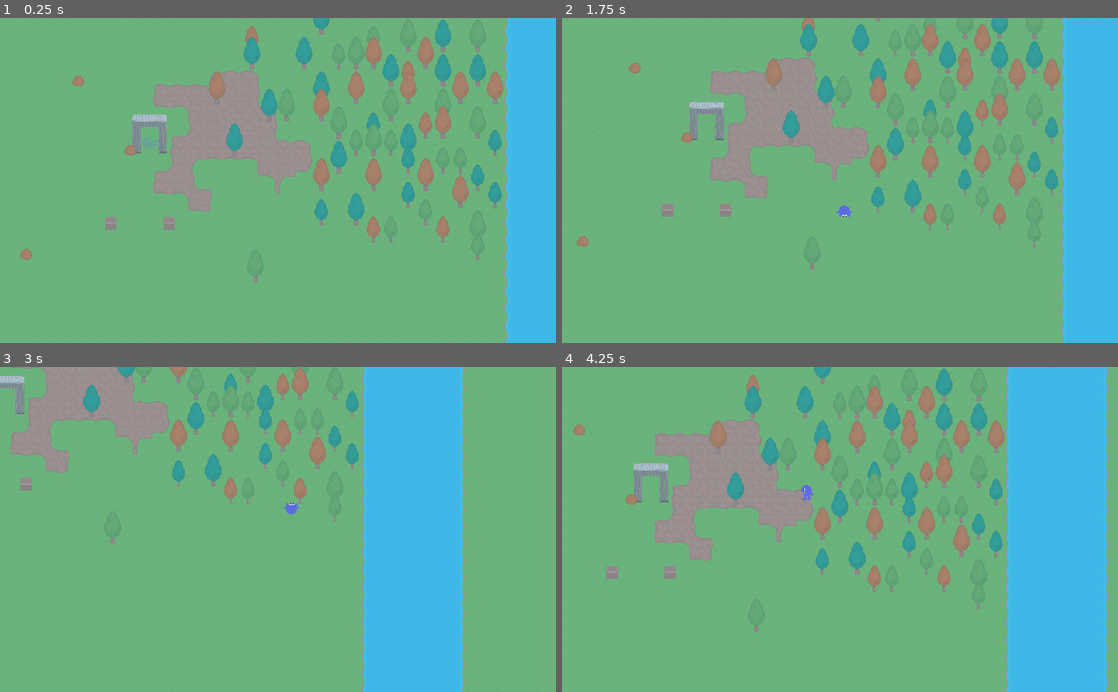
Above: before the commit, frames 1-4 (two rows, left to right).
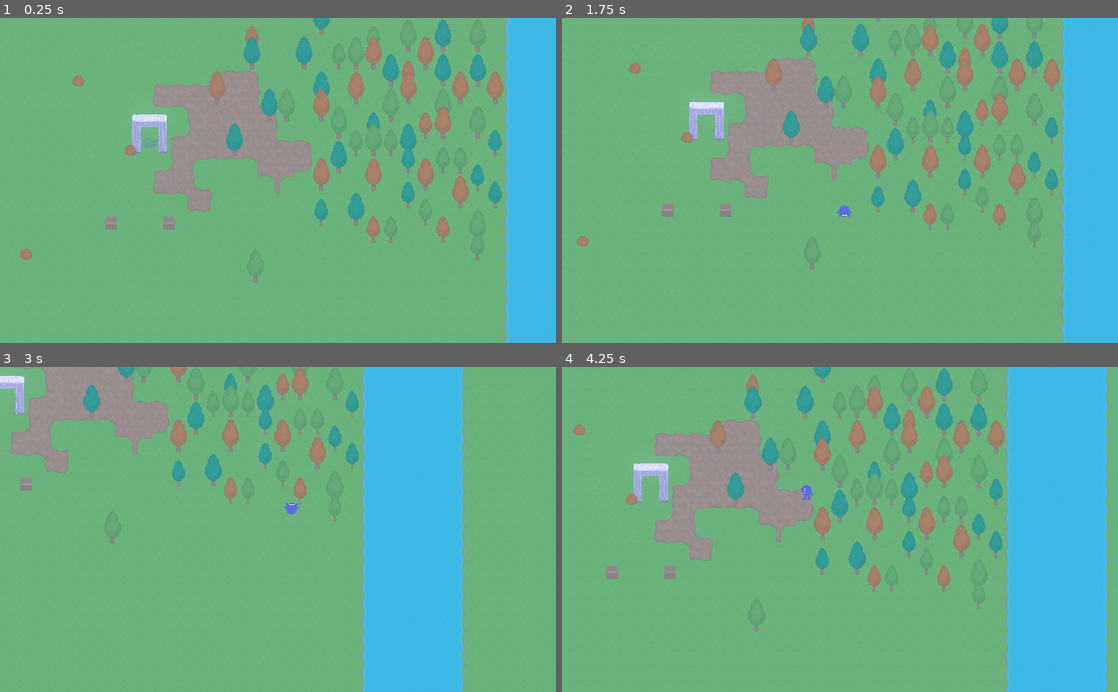
Above: after the commit, the same moments.

Repository: bagedevimo/pxljam19
Game: Godot game, scene res://Game.tscn
The game is run twice, just before and just after one commit, with the same random seed, the same clock (stepped at 60 frames per second) and the same inputs.
Inputs:
- Up to frame 1 (0.25 s): no input
- Up to frame 2 (1.75 s): hold Right (ui_right) 0.53-1.28 s; tap Space (ui_select) at 0.77, 1.52 s; hold Down (ui_down) from 1.28 s (still down)
- Up to frame 3 (3 s): release Down (ui_down) at 2.03 s; hold Right (ui_right) 2.03-2.78 s; hold Up (ui_up) from 2.78 s (still down)
- Up to frame 4 (4.25 s): tap Space (ui_select) at 3.02, 3.77 s; release Up (ui_up) at 3.53 s; hold Left (ui_left) from 3.53 s (still down)

The runs differ from the first frame. In frame 1, 0.5% of the frame differs, in the area x 23-30%, y 29-42%; in frame 2, 0.5%; in frame 3, 0.3%; in frame 4, 0.5%, in the area x 12-20%, y 29-42%.

Commit message:
Make the archway glow

Diff:
--- a/Game.tscn
+++ b/Game.tscn
@@ -1,10 +1,14 @@
-[gd_scene load_steps=6 format=2]
+[gd_scene load_steps=7 format=2]
 
 [ext_resource path="res://tileset.tres" type="TileSet" id=1]
 [ext_resource path="res://Player.tscn" type="PackedScene" id=2]
 [ext_resource path="res://Barrell.tscn" type="PackedScene" id=3]
 [ext_resource path="res://Tree.tscn" type="PackedScene" id=4]
 [ext_resource path="res://Gate.tscn" type="PackedScene" id=5]
+
+[sub_resource type="Environment" id=1]
+background_mode = 4
+glow_enabled = true
 
 [node name="Game" type="Node2D"]
 __meta__ = {
@@ -60,5 +64,9 @@
 z_index = 10
 
 [node name="Gate" parent="." instance=ExtResource( 5 )]
+modulate = Color( 1.3, 1.2, 1.5, 1 )
 position = Vector2( 275.616, 201.663 )
 z_index = 10
+
+[node name="WorldEnvironment" type="WorldEnvironment" parent="."]
+environment = SubResource( 1 )
